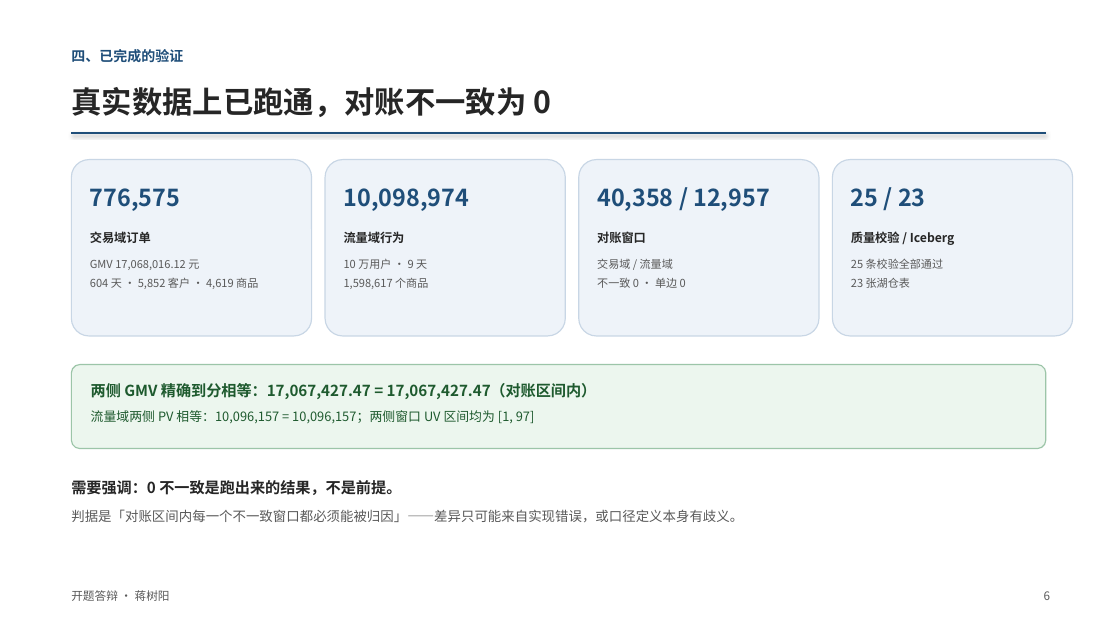
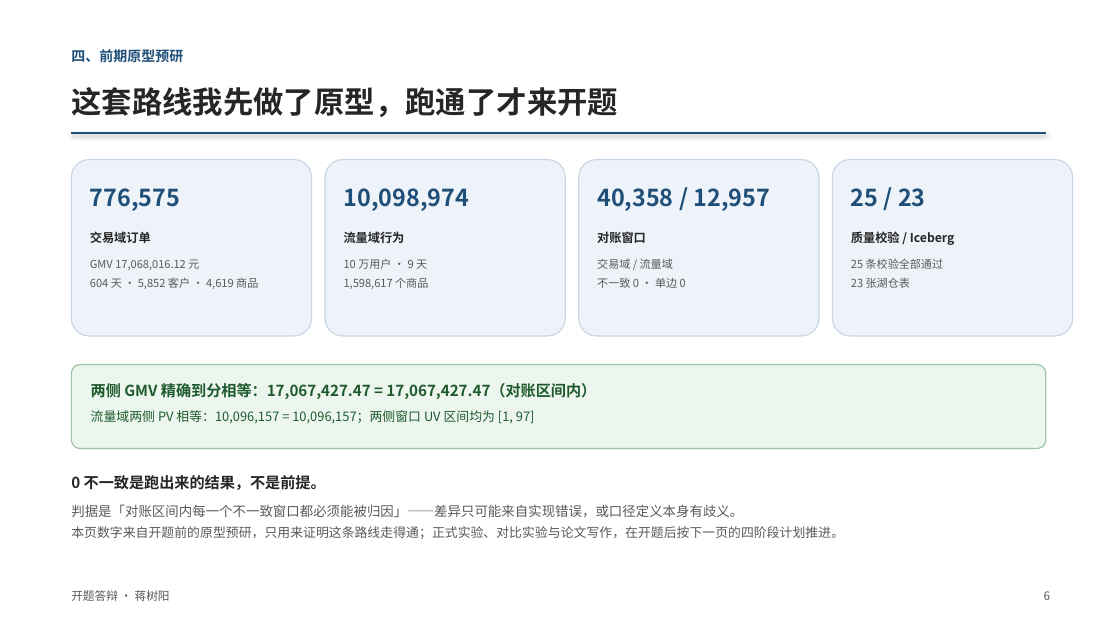
Before and after one commit to suntree-j/dsh-workspace, a slide deck: slide 6 of intelligent-data-platform/docs/thesis/答辩材料/开题答辩_蒋树阳.pptx. Drawn at 1120x630 pixels with LibreOffice and Linux fonts; fonts in the diff are those of the drawing. Boxes give left, top, right and bottom in pixels: in the first picture for what was removed or moved away, otherwise in the second. Text is boxed around its words. In the diff, an @@ line names an element or a change of style, - is before the commit and + after.

Commit message:
docs(defense): 答辩 PPT 第 6 页改为前期原型预研口径，导出 PDF 备份

```diff
--- a/intelligent-data-platform/docs/thesis/答辩材料/开题答辩_蒋树阳.pptx
+++ b/intelligent-data-platform/docs/thesis/答辩材料/开题答辩_蒋树阳.pptx
@@ text at [71, 49, 183, 62]: text changed @@
-四、已完成的验证
+四、前期原型预研
@@ text at [71, 87, 618, 117]: text changed @@
-真实数据上已跑通，对账不一致为 0
+这套路线我先做了原型，跑通了才来开题
@@ text at [71, 475, 326, 490]: text changed @@
-需要强调：0 不一致是跑出来的结果，不是前提。
+0 不一致是跑出来的结果，不是前提。
@@ text at [71, 526, 844, 539]: paragraph added @@
+本页数字来自开题前的原型预研，只用来证明这条路线走得通；正式实验、对比实验与论文写作，在开题后按下一页的四阶段计划推进。
```
Also in this commit, not shown: 1 other file.
